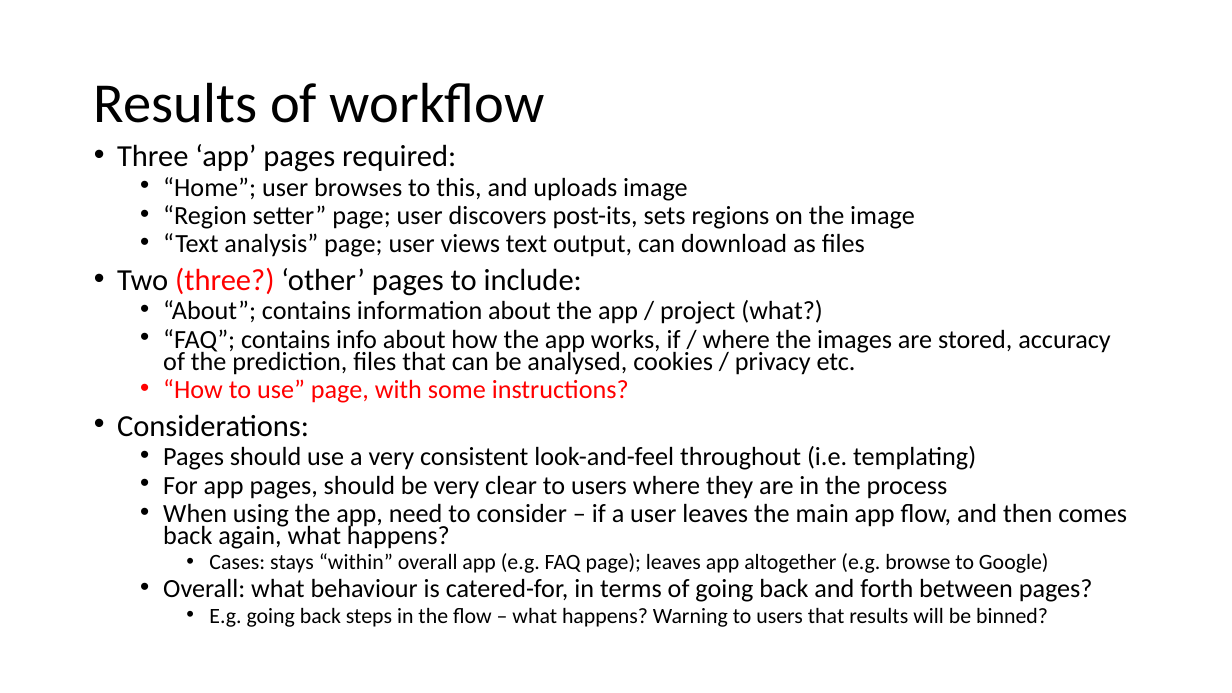
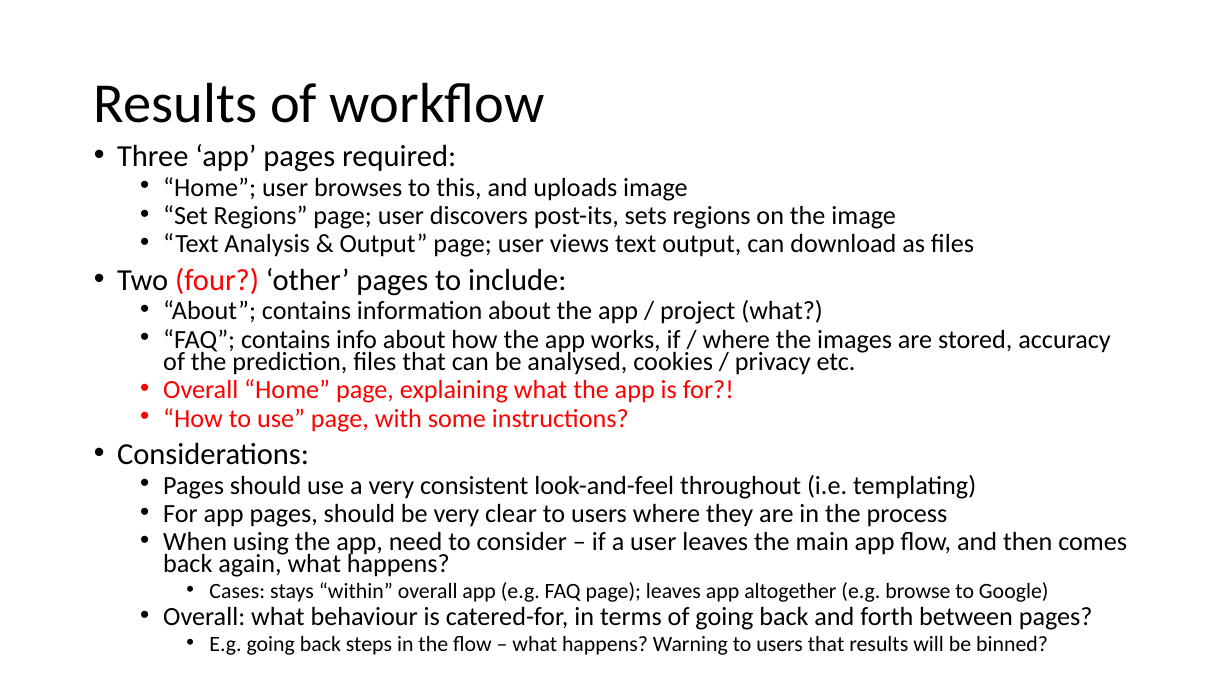
Before and after one commit to al-vincent/DesignThinkingToolset, a slide deck: slide 9 of documents/Design.pptx. Drawn at 1232x693 pixels with LibreOffice and Linux fonts; fonts in the diff are those of the drawing. Boxes give left, top, right and bottom in pixels: in the first picture for what was removed or moved away, otherwise in the second. Text is boxed around its words. In the diff, an @@ line names an element or a change of style, - is before the commit and + after.

Commit message:
Tasks 174 and 175; added stub for Analyse Text page, and updated Set Regions page. Also updated tests in several places, as well as config.json, .js files and Design doc

```diff
--- a/documents/Design.pptx
+++ b/documents/Design.pptx
@@ text at (x1=117, y1=205, x2=974, y2=296): text changed @@
-  • “Region setter” page; user discovers post-its, sets regions on the image
-  • “Text analysis” page; user views text output, can download as files
-• Two (three?) ‘other’ pages to include:
+  • “Set Regions” page; user discovers post-its, sets regions on the image
+  • “Text Analysis & Output” page; user views text output, can download as files
+• Two (four?) ‘other’ pages to include:
@@ text at (x1=163, y1=379, x2=734, y2=403): paragraph added @@
+  • Overall “Home” page, explaining what the app is for?!
```
Also in this commit, not shown: 1 other slide changed, 1 slide added, 11 other files.
